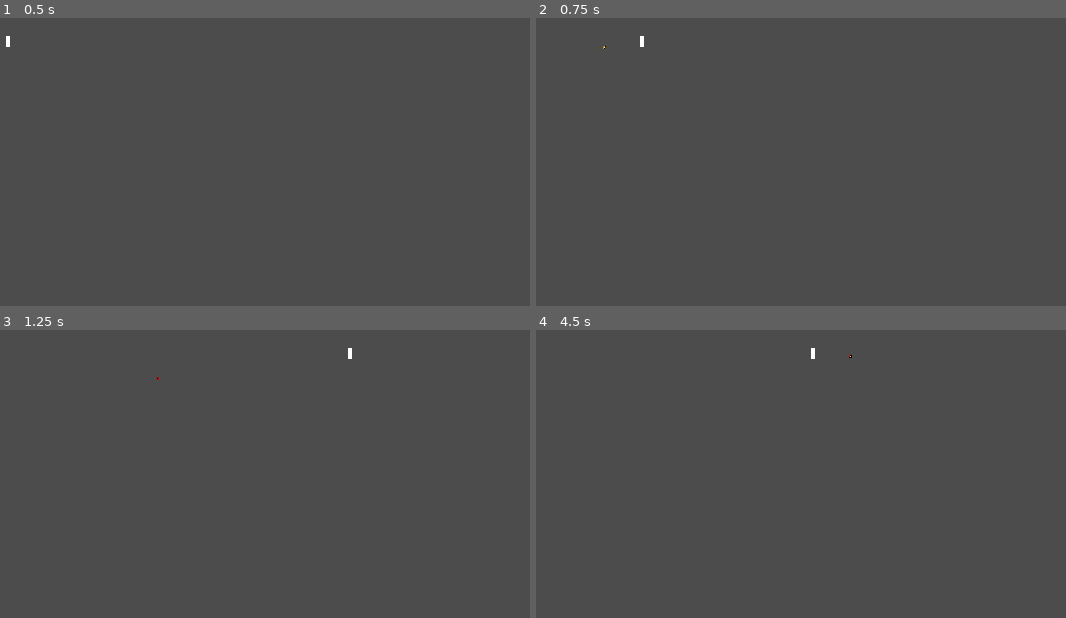
Above: before the commit, frames 1-4 (two rows, left to right).
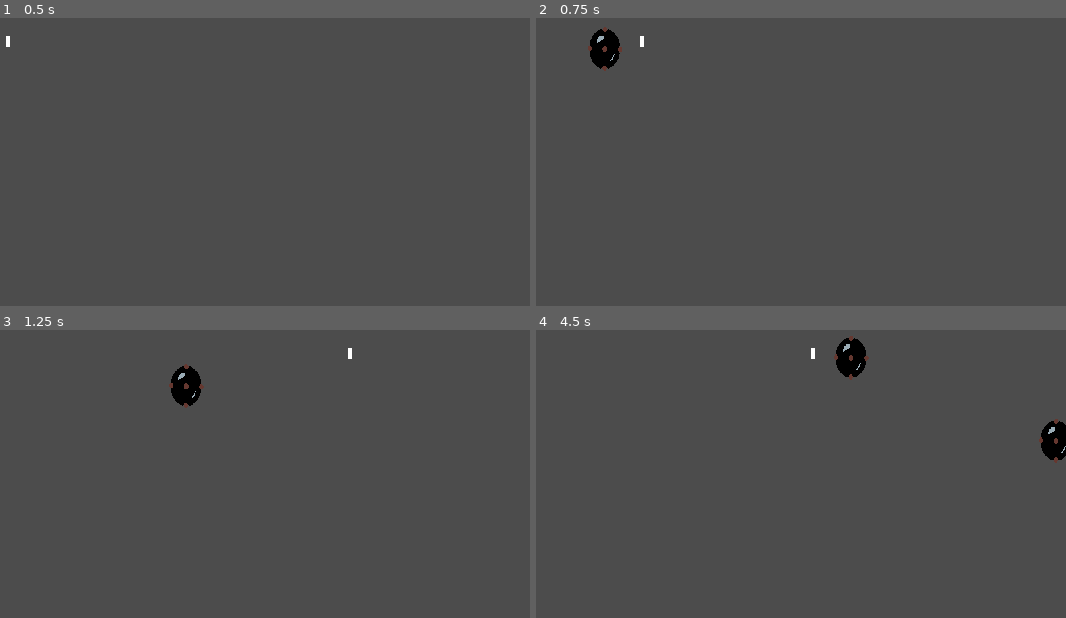
Above: after the commit, the same moments.

Repository: Gladys-Magni/Magni
Game: Godot game, scene res://Game.tscn
The game is run twice, just before and just after one commit, with the same random seed, the same clock (stepped at 60 frames per second) and the same inputs.
Inputs (mouse positions are in pixels of both pictures, inside the frame that each line leads up to):
- Up to frame 1 (0.5 s): no input
- Up to frame 2 (0.75 s): tap Enter at 0.5 s; move the mouse to (885, 107) at 0.52 s; hold D (right) from 0.53 s (still down); click (885, 107) at 0.6 s
- Up to frame 3 (1.25 s): keep holding D (right)
- Up to frame 4 (4.5 s): move the mouse to (615, 456) at 1.27 s; release D (right) at 1.28 s; hold S (backward) 1.28-2.03 s; click (615, 456) at 1.35 s; move the mouse to (811, 358) at 2.02 s; hold D (right) 2.03-2.78 s; click (811, 358) at 2.1 s; move the mouse to (716, 508) at 2.77 s; hold W (forward) 2.78-3.53 s; click (716, 508) at 2.85 s; move the mouse to (938, 491) at 3.52 s; hold A (left) from 3.53 s (still down); click (938, 491) at 3.6 s; move the mouse to (551, 384) at 4.27 s; click (551, 384) at 4.35 s

Frame 1 is identical in both runs. In frame 2, 0.7% of the frame differs, in the area x 9-17%, y 3-19%; in frame 3, 0.7%; in frame 4, 1.2%, in the area x 56-100%, y 2-47%.

Commit message:
hideexpl

Diff:
--- a/project/CannonBall.gd
+++ b/project/CannonBall.gd
@@ -9,16 +9,17 @@
 var movement=Vector2()
 var startpos=Vector2()
 const SPEED = 50
-const distructiondistance=30
+const distructiondistance=60
 func _length(var vec):
 	return sqrt(vec.x*vec.x+vec.y*vec.y)
 func _explode():
 	spr.hide()
+	explosion.show()
 	exploding=true
 	explosion.play("explosion")
 # Called when the node enters the scene tree for the first time.
 func _ready():
-
+	explosion.hide()
 	pass # Replace with function body.
 
 
--- a/project/projectile/CannonBall.tscn
+++ b/project/projectile/CannonBall.tscn
@@ -46,7 +46,6 @@
 } ]
 
 [node name="CannonBall" type="Area2D" groups=["Projectile"]]
-scale = Vector2( 0.1, 0.1 )
 script = ExtResource( 1 )
 
 [node name="Sprite" type="Sprite" parent="."]
@@ -71,4 +70,5 @@
 [connection signal="area_entered" from="." to="." method="_on_CannonBall_area_entered"]
 [connection signal="body_entered" from="." to="." method="_on_CannonBall_body_entered"]
 [connection signal="screen_exited" from="VisibilityNotifier2D" to="." method="_on_VisibilityNotifier2D_screen_exited"]
+[connection signal="viewport_exited" from="VisibilityNotifier2D" to="." method="_on_VisibilityNotifier2D_viewport_exited"]
 [connection signal="animation_finished" from="Explosion" to="." method="_on_Explosion_animation_finished"]
